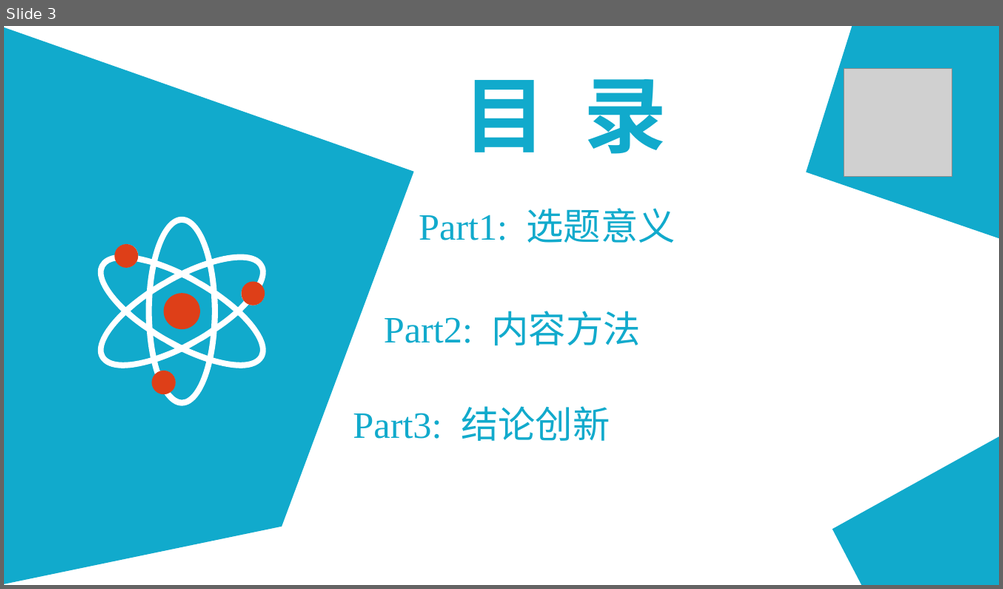
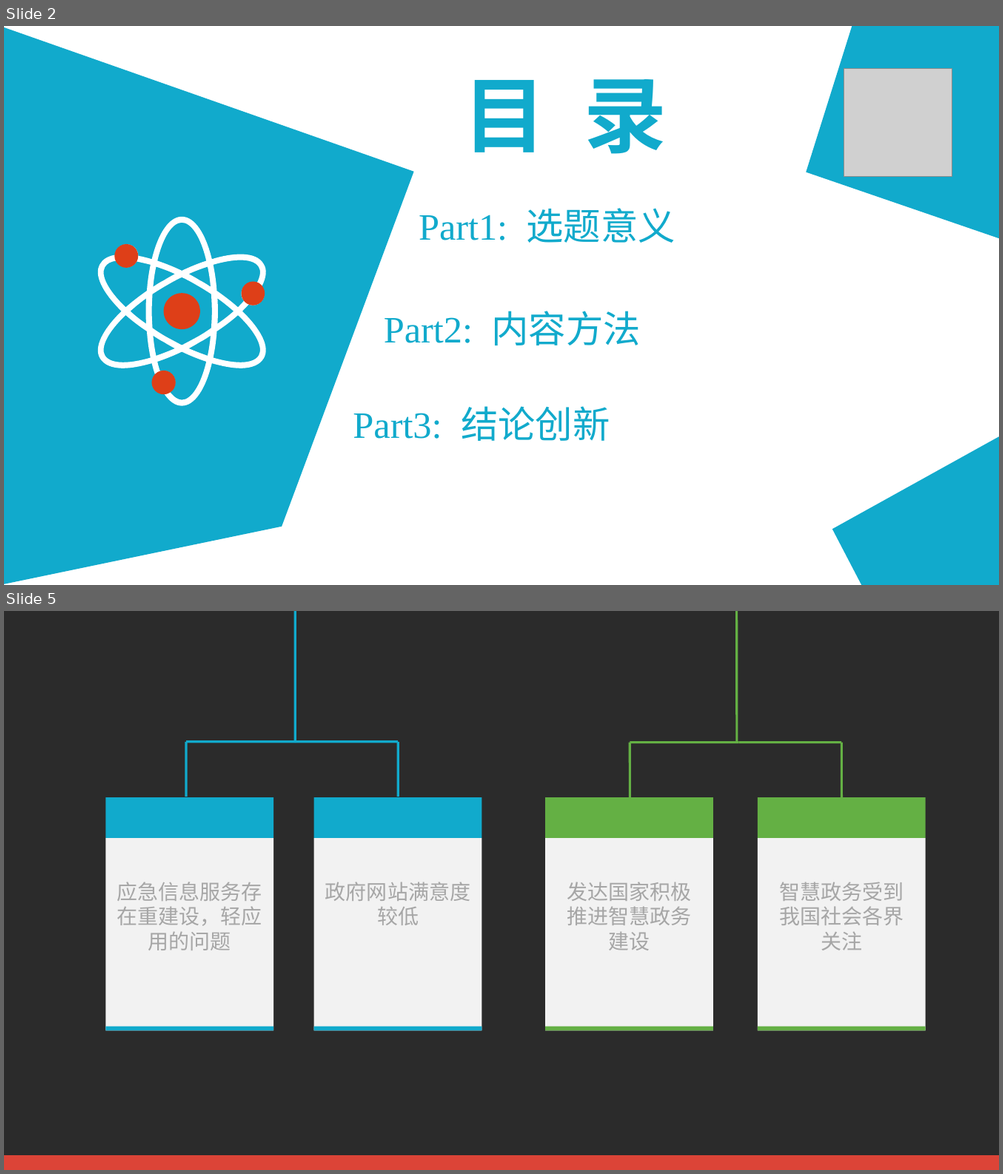
Before and after one commit to RyanWangg/FinalPaper, a slide deck: 毕业论文答辩展示.ppt. Shown one above the other, each under a label of ours: slide 3 before the commit, slides 2 and 5 after it; the slides between them are not shown. The pictures are 1003x589 and 1003x1174 pixels, drawn with LibreOffice and Linux fonts; fonts in the diff are those of the drawing; grey boxes stand for pictures; background and template pictures are left out; a plain dark background stands for a picture behind light text. Boxes give left, top, right and bottom in pixels: in the first picture for what was removed or moved away, otherwise in the second. Text is boxed around its words. In the diff, an @@ line names an element or a change of style, - is before the commit and + after.

```diff
--- a/毕业论文答辩展示.ppt
+++ b/毕业论文答辩展示.ppt
@@ slide 5 added at <box>4,611,999,1170</box>, background picture (left out) @@
@@ line added from (295, 611) to (295, 742), #11AACC 2.24 pt @@
@@ line added from (736, 611) to (736, 742), #64B044 2.24 pt @@
@@ line added from (186, 741) to (295, 741), #11AACC 2.24 pt @@
@@ line added from (186, 741) to (186, 797), #11AACC 2.24 pt @@
@@ line added from (295, 741) to (398, 741), #11AACC 2.24 pt @@
@@ line added from (398, 741) to (398, 797), #11AACC 2.24 pt @@
@@ line added from (629, 742) to (738, 742), #64B044 2.24 pt @@
@@ line added from (629, 742) to (629, 797), #64B044 2.24 pt @@
@@ line added from (738, 742) to (840, 742), #64B044 2.24 pt @@
@@ line added from (841, 742) to (841, 797), #64B044 2.24 pt @@
@@ group added at <box>105,797,273,1031</box>: 2 freeform shapes, 1 rectangle, 1 text @@
+应急信息服务存在重建设，轻应用的问题
@@ group added at <box>313,797,481,1031</box>: 2 freeform shapes, 1 rectangle, 1 text @@
+政府网站满意度较低
@@ group added at <box>545,797,713,1031</box>: 2 freeform shapes, 1 rectangle, 1 text @@
+发达国家积极推进智慧政务建设
@@ group added at <box>757,797,925,1031</box>: 2 freeform shapes, 1 rectangle, 1 text @@
+智慧政务受到我国社会各界关注
@@ rectangle added at <box>4,1155,998,1170</box>, fill #DC4437 @@
@@ what was slide 3 is now slide 2 @@
```
Also in this commit, not shown: 4 slides changed, 7 other slides added, 15 slides removed.
